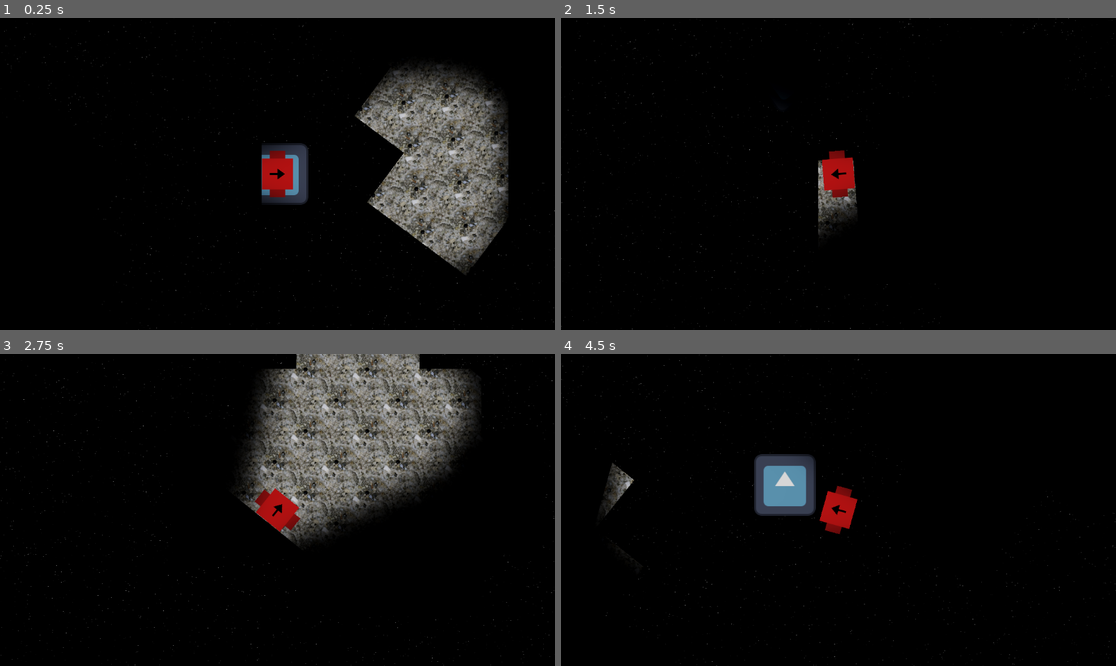
Above: before the commit, frames 1-4 (two rows, left to right).
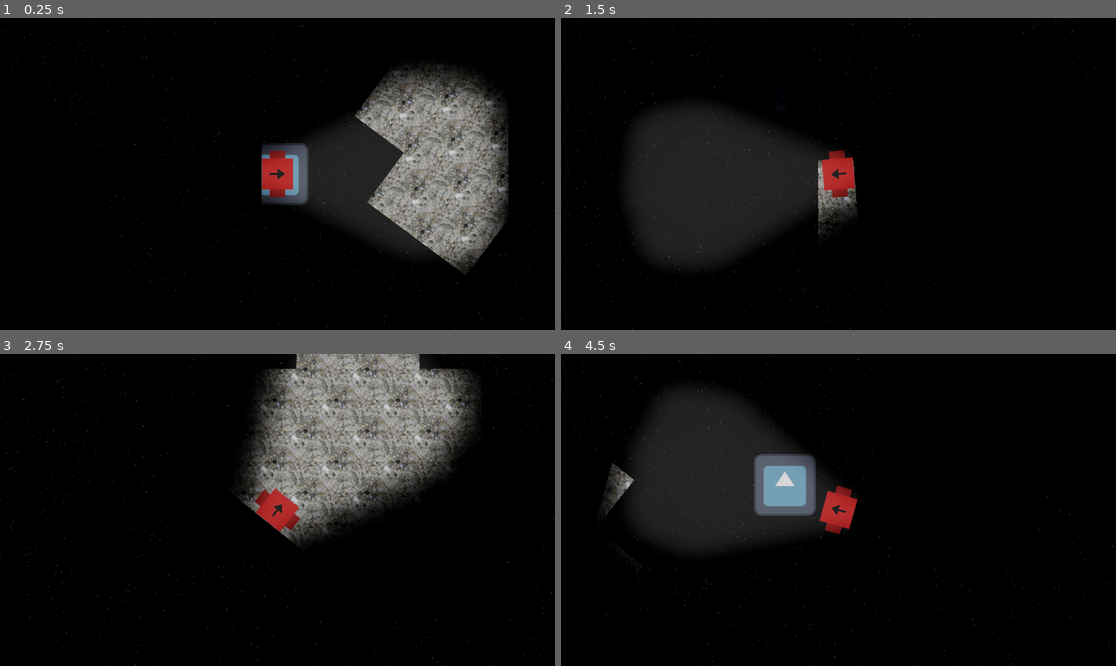
Above: after the commit, the same moments.

Repository: dragonryan06/adrift
Game: Godot game, scene res://scenes/world.tscn
The game is run twice, just before and just after one commit, with the same random seed, the same clock (stepped at 60 frames per second) and the same inputs. The engine's default icon, where the game draws it, is replaced by a stand-in: a white triangle on a blue panel in a dark square.
Inputs (mouse positions are in pixels of both pictures, inside the frame that each line leads up to):
- Up to frame 1 (0.25 s): no input
- Up to frame 2 (1.5 s): tap Enter at 0.5 s; move the mouse to (960, 158) at 0.52 s; hold D (move_right) 0.53-1.28 s; move the mouse to (727, 189) at 1.27 s; hold S (move_down) from 1.28 s (still down)
- Up to frame 3 (2.75 s): move the mouse to (333, 441) at 2.02 s; release S (move_down) at 2.03 s; hold D (move_right) from 2.03 s (still down)
- Up to frame 4 (4.5 s): move the mouse to (810, 572) at 2.77 s; release D (move_right) at 2.78 s; hold W (move_up) 2.78-3.53 s; move the mouse to (1005, 556) at 3.52 s; hold A (move_left) from 3.53 s (still down); move the mouse to (672, 463) at 4.27 s

The runs differ from the first frame. In frame 1, 8.0% of the frame differs, in the area x 47-88%, y 24-76%; in frame 2, 12%; in frame 3, 4.8%; in frame 4, 12%, in the area x 12-53%, y 12-63%.

Commit message:
Lighting!

Diff:
--- /dev/null
+++ b/entities/headlight.gdshader
@@ -0,0 +1,6 @@
+shader_type canvas_item;
+
+void fragment() {
+	COLOR.rgb = texture(TEXTURE,UV).rgb;
+	COLOR.a = texture(TEXTURE,UV).r * 0.15;
+}
--- a/entities/player.tscn
+++ b/entities/player.tscn
@@ -1,11 +1,15 @@
-[gd_scene load_steps=5 format=3 uid="uid://dmff683kd5rcl"]
+[gd_scene load_steps=7 format=3 uid="uid://dmff683kd5rcl"]
 
 [ext_resource type="Script" path="res://systems/player.gd" id="1_sknty"]
 [ext_resource type="Texture2D" uid="uid://denyoc556x5v2" path="res://entities/blockhead.png" id="2_cc8pu"]
 [ext_resource type="Texture2D" uid="uid://c0bjmoxl147cm" path="res://entities/headlight_beam.png" id="3_ipoc8"]
+[ext_resource type="Shader" path="res://entities/headlight.gdshader" id="4_s2ogi"]
 
 [sub_resource type="RectangleShape2D" id="RectangleShape2D_utapu"]
 size = Vector2(96, 64)
+
+[sub_resource type="ShaderMaterial" id="ShaderMaterial_btfhv"]
+shader = ExtResource("4_s2ogi")
 
 [node name="Player" type="CharacterBody2D"]
 motion_mode = 1
@@ -32,3 +36,7 @@
 position = Vector2(0, -223)
 range_layer_max = 1
 texture = ExtResource("3_ipoc8")
+
+[node name="Sprite2D" type="Sprite2D" parent="PointLight2D"]
+material = SubResource("ShaderMaterial_btfhv")
+texture = ExtResource("3_ipoc8")
--- a/scenes/world.tscn
+++ b/scenes/world.tscn
@@ -9,7 +9,6 @@
 
 [sub_resource type="Environment" id="Environment_kbo07"]
 background_mode = 3
-ambient_light_source = 1
 tonemap_mode = 2
 tonemap_white = 5.0
 adjustment_enabled = true
